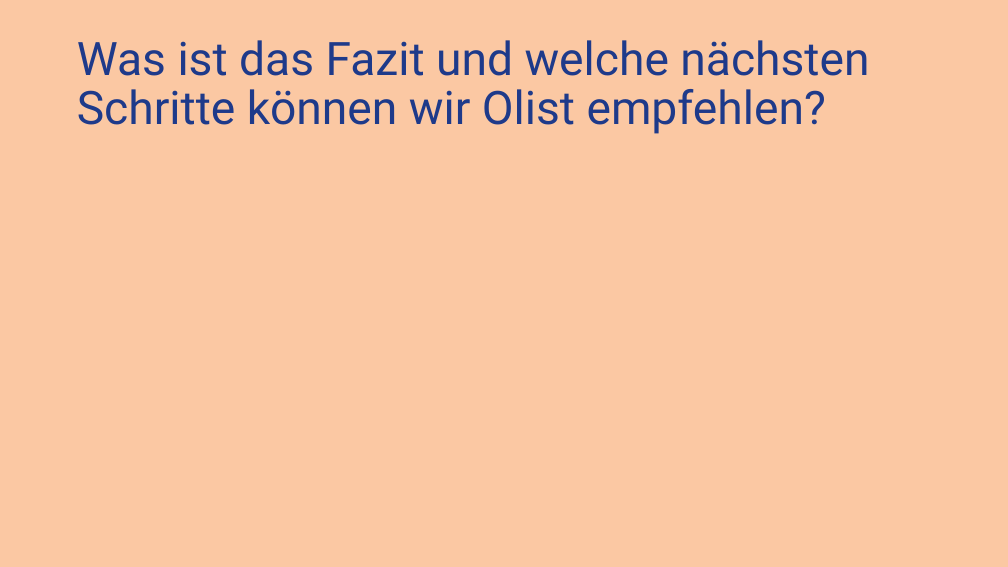
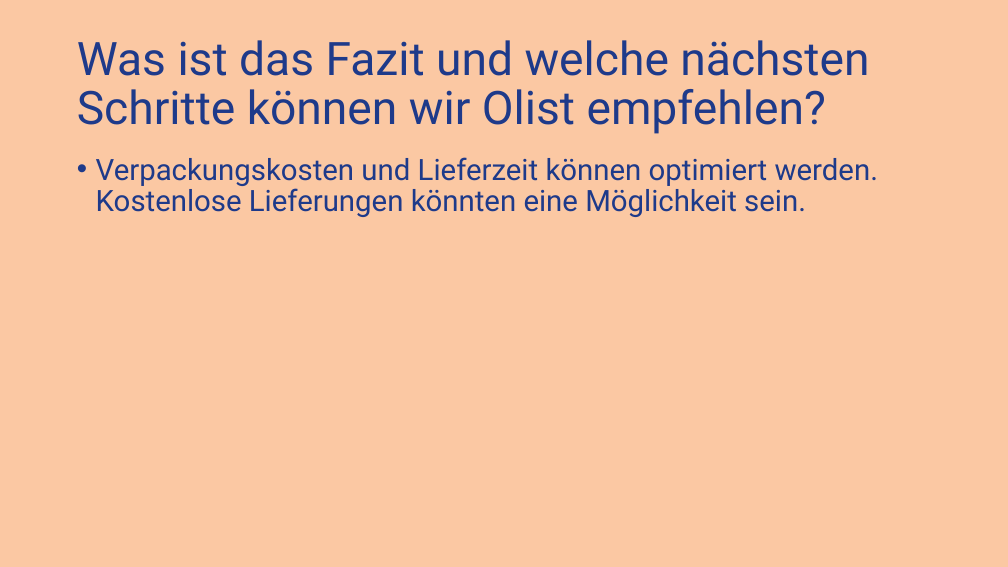
Before and after one commit to dtyrna/olist-marketplace-analysis, a slide deck: slide 15 of docs/Olist-Ecommerce.pptx. Drawn at 1008x567 pixels with LibreOffice and Linux fonts; fonts in the diff are those of the drawing. Boxes give left, top, right and bottom in pixels: in the first picture for what was removed or moved away, otherwise in the second. Text is boxed around its words. In the diff, an @@ line names an element or a change of style, - is before the commit and + after.

```diff
--- a/docs/Olist-Ecommerce.pptx
+++ b/docs/Olist-Ecommerce.pptx
@@ text added at <box>96,157,878,217</box>, 28 pt, text #1E3A8A @@
+• Verpackungskosten und Lieferzeit können optimiert werden. Kostenlose Lieferungen könnten eine Möglichkeit sein.
```
Also in this commit, not shown: 2 other slides changed, 1 slide added, 1 slide removed.
